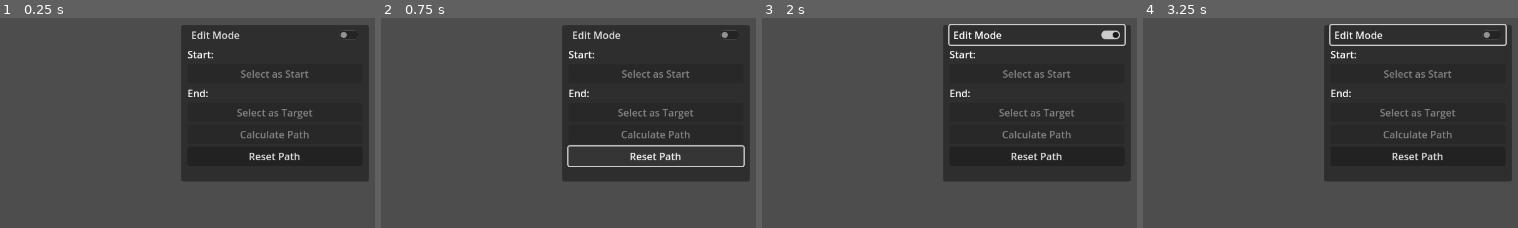
Above: before the commit, frames 1-4 (left to right).
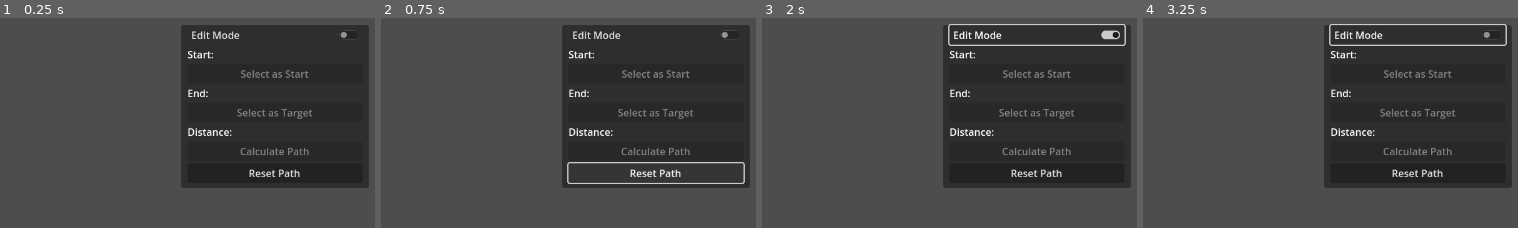
Above: after the commit, the same moments.

Repository: NotYetTerminal/Interactive-Map-SETU-Carlow
Game: Godot game, scene res://root.tscn
Same seed, same stepped clock (60 frames per second), same inputs: the game is played once before the commit and once after it. The engine's default icon, where the game draws it, is replaced by a stand-in: a white triangle on a blue panel in a dark square.
Inputs (mouse positions are % of the whole screen's width and height, from its top left):
- Up to frame 1 (0.25 s): no input
- Up to frame 2 (0.75 s): click "Reset Path" at 0.5 s
- Up to frame 3 (2 s): click "Edit Mode" at 1.25 s
- Up to frame 4 (3.25 s): click (15, 17) at 2.02 s; type "Alex" at 2.1 s; click (15, 27) at 2.25 s; type "Alex" at 2.33 s; click "Edit Mode" at 2.75 s
The pictures show only the part of the screen within x 50-100%, y 0-50%; the shares and areas given below are measured in that part.

The runs differ from the first frame. In frame 1, 2.9% of the frame differs, in the area x 48-99%, y 52-81%; in frame 2, 3.8%; in frame 3, 2.9%; in frame 4, 2.9%.
Error in both runs: Invalid operands 'String' and 'int' in operator '+'. (res://firebase/firebase_connector.gd:67)

Commit message:
Add distance calculation

Diff:
--- a/interactive-map-of-setu-carlow/globals.gd
+++ b/interactive-map-of-setu-carlow/globals.gd
@@ -19,6 +19,9 @@
 
 # Used for saving map data
 var firebaseConnector: FirebaseConnector
+
+# Used for various calculations, in meters
+const EARTH_RADIUS: float = 6378137
 
 # Load offline data
 func load_offline_data() -> void:
--- a/interactive-map-of-setu-carlow/structures/structure.gd
+++ b/interactive-map-of-setu-carlow/structures/structure.gd
@@ -25,18 +25,17 @@
 	@warning_ignore("unsafe_call_argument")
 	var global_base_position: Vector3 = convert_longitude_latitude_to_coordinate(Globals.base_longitude, Globals.base_latitude)
 
-	global_position = (this_position - global_base_position) * 5
+	global_position = (this_position - global_base_position) / 20
 
 # Convert using Mercator projection
 func convert_longitude_latitude_to_coordinate(lon: float, lat: float) -> Vector3:
-	const EARTH_RADIUS: float = 63781.370
-
 	# Convert latitude and longitude to radians
 	var longitude_radians: float = deg_to_rad(lon)
 	var latitude_radians: float = deg_to_rad(lat)
 
 	# Calculate coordinates using the Mercator projection
-	var x_coordinate: float = longitude_radians * EARTH_RADIUS
-	var z_coordinate: float = log(tan(PI / 4.0 + latitude_radians / 2.0)) * EARTH_RADIUS
+	var x_coordinate: float = longitude_radians
+	var z_coordinate: float = log(tan(PI / 4.0 + latitude_radians / 2.0))
 
-	return Vector3(x_coordinate, 0, z_coordinate)
+	@warning_ignore("unsafe_property_access")
+	return Vector3(x_coordinate, 0, z_coordinate) * Globals.EARTH_RADIUS
--- a/interactive-map-of-setu-carlow/ui/ui_root.gd
+++ b/interactive-map-of-setu-carlow/ui/ui_root.gd
@@ -220,8 +220,29 @@
 
 # Enable once both targets are set
 func check_pathfinding_button() -> void:
-	@warning_ignore("unsafe_property_access")
-	$Panel/VBoxContainer/PathfindingButton.disabled = starting_waypoint == null or end_waypoint == null
+	var both_waypoints_set: bool = starting_waypoint != null and end_waypoint != null
+	@warning_ignore("unsafe_property_access")
+	$Panel/VBoxContainer/PathfindingButton.disabled = not both_waypoints_set
+	var distance_calculated: String
+	if both_waypoints_set:
+		# Convert to radians
+		var end_lon_radian: float = deg_to_rad(end_waypoint.longitude)
+		var end_lat_radian: float = deg_to_rad(end_waypoint.latitude)
+		var start_lon_radian: float = deg_to_rad(starting_waypoint.longitude)
+		var start_lat_radian: float = deg_to_rad(starting_waypoint.latitude)
+
+		# Calculate distance using Pythagoras’ theorem and equi­rectangular projec­tion
+		var x_distance: float = (end_lon_radian - start_lon_radian) * cos((start_lat_radian + start_lat_radian) / 2)
+		var y_distance: float = end_lat_radian - start_lat_radian
+		@warning_ignore("unsafe_property_access")
+		var distance: float = sqrt(x_distance*x_distance + y_distance*y_distance) * Globals.EARTH_RADIUS
+		# Round distance to 2 decimal places
+		distance = round(distance * 100) / 100
+		distance_calculated = str(distance) + " meters"
+	else:
+		distance_calculated = ""
+	@warning_ignore("unsafe_property_access")
+	$Panel/VBoxContainer/DistanceLabel.text = "Distance: " + distance_calculated
 
 
 func _on_pathfinding_button_pressed() -> void:
--- a/interactive-map-of-setu-carlow/ui/ui_root.tscn
+++ b/interactive-map-of-setu-carlow/ui/ui_root.tscn
@@ -20,7 +20,7 @@
 offset_left = -350.0
 offset_top = 50.0
 offset_right = -50.0
-offset_bottom = 300.0
+offset_bottom = 310.0
 grow_horizontal = 0
 
 [node name="VBoxContainer" type="VBoxContainer" parent="Panel"]
@@ -54,6 +54,10 @@
 layout_mode = 2
 disabled = true
 text = "Select as Target"
+
+[node name="DistanceLabel" type="Label" parent="Panel/VBoxContainer"]
+layout_mode = 2
+text = "Distance: "
 
 [node name="PathfindingButton" type="Button" parent="Panel/VBoxContainer"]
 layout_mode = 2
Not shown, changed: Project Documents/Diary Sheets/Weekly Log 08-Jan-25.docx
